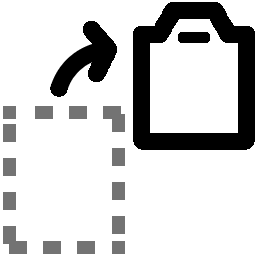
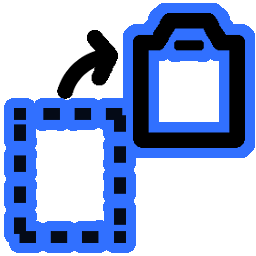
Comparing the layer stacks of the two (256, 256) images. Changes:
painted on "Layer" over (x1=50, y1=21, x2=118, y2=99)
painted on "Layer #1" over (x1=133, y1=2, x2=255, y2=150)
"brush3": opacity 55% → 91%, painted on it over (x1=3, y1=106, x2=126, y2=254)
added layer "highlight" over (x1=4, y1=3, x2=255, y2=253)
